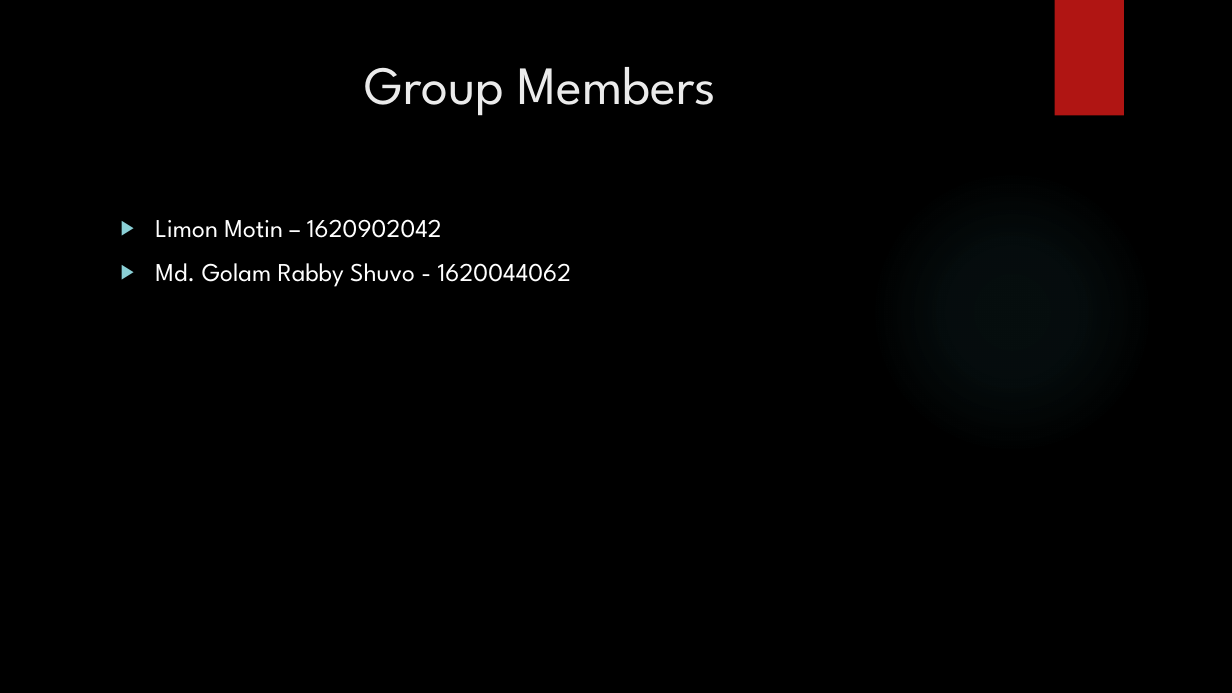
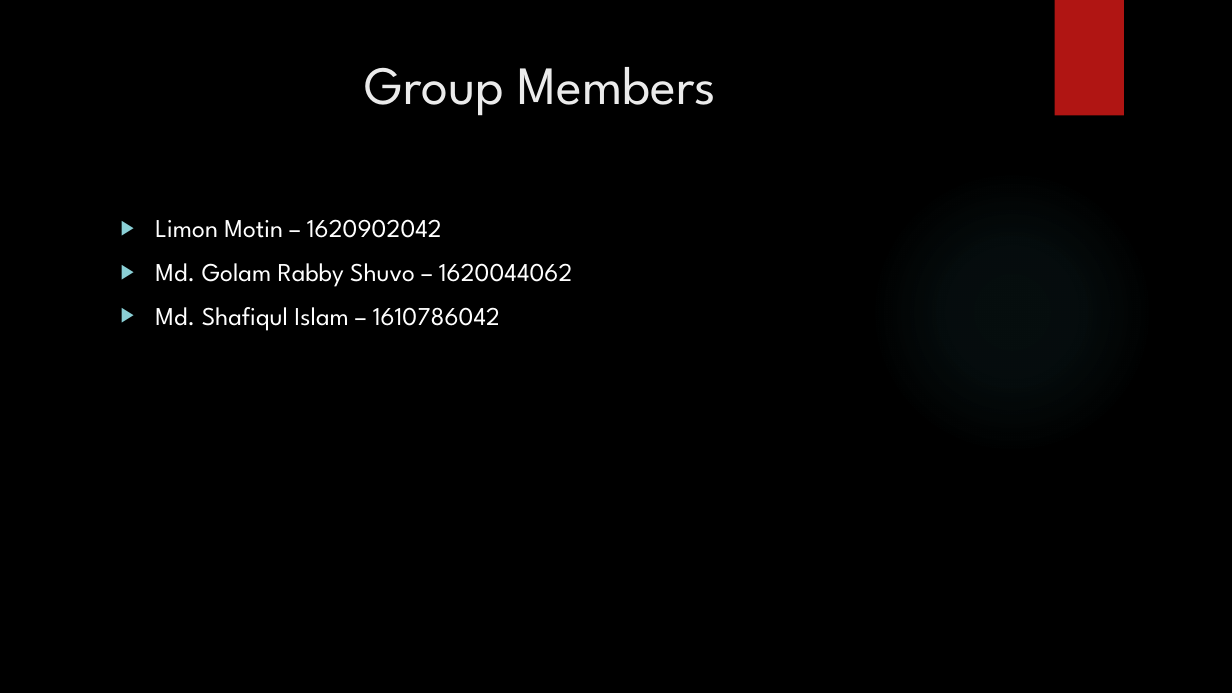
Before and after one commit to nsuspring2019cse299sec4/Group-7, a slide deck: slide 2 of Project Idea.pptx. Drawn at 1232x693 pixels with LibreOffice and Linux fonts; fonts in the diff are those of the drawing; background and template pictures are left out. Boxes give left, top, right and bottom in pixels: in the first picture for what was removed or moved away, otherwise in the second. Text is boxed around its words. In the diff, an @@ line names an element or a change of style, - is before the commit and + after.

Commit message:
Name Added

```diff
--- a/Project Idea.pptx
+++ b/Project Idea.pptx
@@ text at [155,263,573,331]: text changed @@
-▶ Md. Golam Rabby Shuvo - 1620044062
+▶ Md. Golam Rabby Shuvo – 1620044062
+▶ Md. Shafiqul Islam – 1610786042
```
